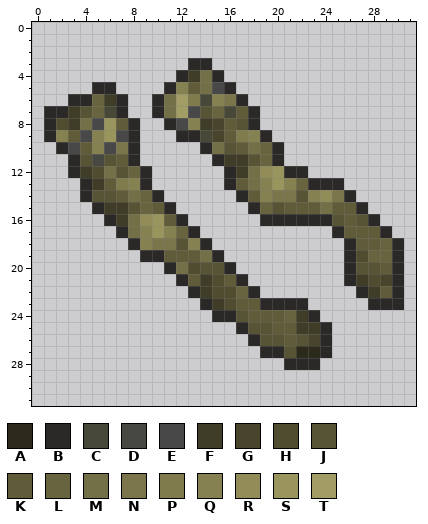
Two versions of one pixel-art sprite, media/textures/item_CamoStockings2.png. Above: the version before the commit.
The file is 32x32 pixels. Colours within 5 levels of each other are drawn and written as one.
Palette (. is transparent): A #2c2a1a  B #2a2928  C #484838  D #484842  E #484848  F #3f3d27  G #48452c  H #4f4c30  J #575435  K #605c3a  L #68643f  M #736f46  N #7a754a  P #7f7b4d  Q #868151  R #928d58  S #9a945d  T #a29c65
The same view after the edit:
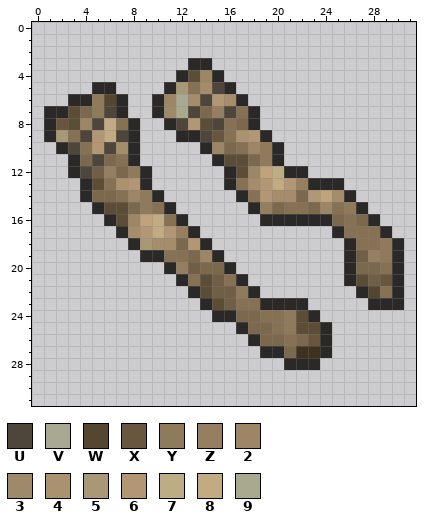
Colours new in this view: U #4e463b  V #a9a993  W #544630  X #68563f  Y #907a5c  Z #967e60  2 #9d8665  3 #9f896b  4 #ab926f  5 #a99875  6 #b39774  7 #bcad84  8 #c2aa83  9 #a9a98d
The edit:
colour A: #2c2a1a -> #3f311f
colour F: #3f3d27 -> #5c4d37
colour H: #4f4c30 -> #715e46
colour J: #575435 -> #7b684d
colour K: #605c3a -> #877154
colour N: #7a754a -> #a58c6b
colour R: #928d58 -> #c0a37d
y 4: x 14 M -> 2
y 5: x 12 Q -> 5; x 14..15 ME -> NU
y 6: x 5..6 LF -> YW; x 11..15 MTPCQ -> 2VNU6
y 7: x 5..6 LC -> YU; x 11..13 MTE -> 39U; x 15..16 LC -> ZU
y 8: x 2 H -> X; x 4..6 MES -> 2U8; x 12..13 EQ -> U6; x 15 G -> U
y 9: x 2 Q -> 5; x 4..7 EQSE -> U68U; x 14..15 CG -> UX; x 17..18 PQ -> 46
y 10: x 3 E -> U; x 5..6 QE -> 6U; x 15 M -> 2; x 18..19 ML -> 2Y
y 11: x 5 D -> U; x 19 L -> Y
y 12: x 4 F -> U; x 6 M -> Z; x 8 L -> Y; x 18 M -> 2; x 20 S -> 7
y 13: x 7..8 PQ -> 46; x 18..22 MQSQL -> N686Z
y 14: x 8..9 ML -> 2Y; x 19 Q -> 6; x 23 Q -> 6
y 15: x 9 L -> Y; x 19 L -> Z; x 23..24 KM -> J2; x 26 K -> Y
y 16: x 8 M -> 2; x 10 S -> 8
y 17: x 8..12 MQSQL -> N686Z
y 18: x 9 Q -> 5; x 13 Q -> 6; x 29 L -> Y
y 19: x 13..14 KM -> J2; x 28..29 LL -> ZY
y 20: x 12 M -> Z
y 21: x 29 G -> X
y 22: x 17 L -> Y; x 28 F -> W
y 24: x 18 K -> J; x 21 L -> Y
y 25: x 21 K -> Y
y 26: x 23 G -> X
Boxes around the changes in both pictures, in picture pixels (x1, y1, x2, y2):
changed: (56, 70, 392, 358)
